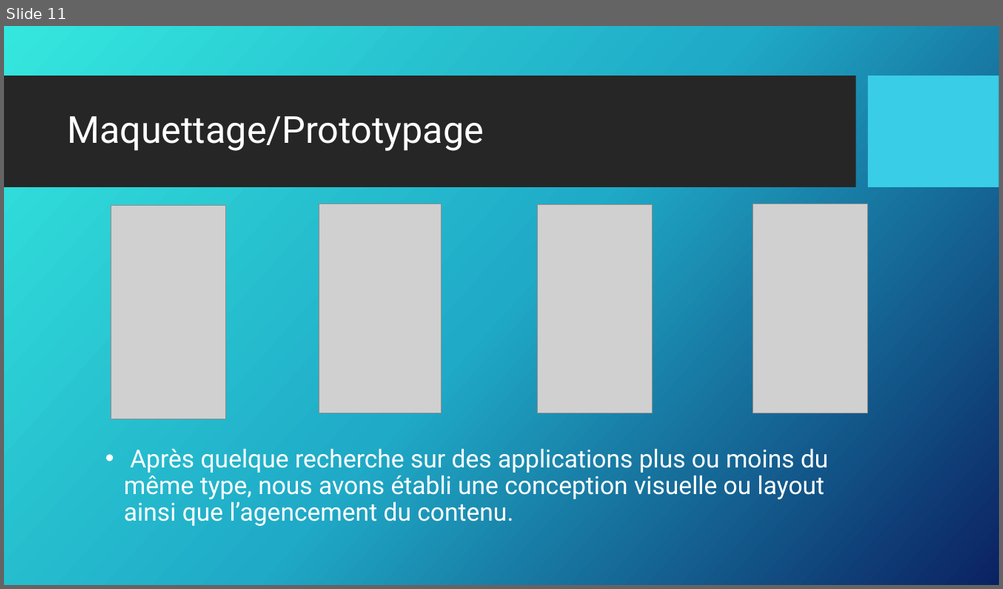
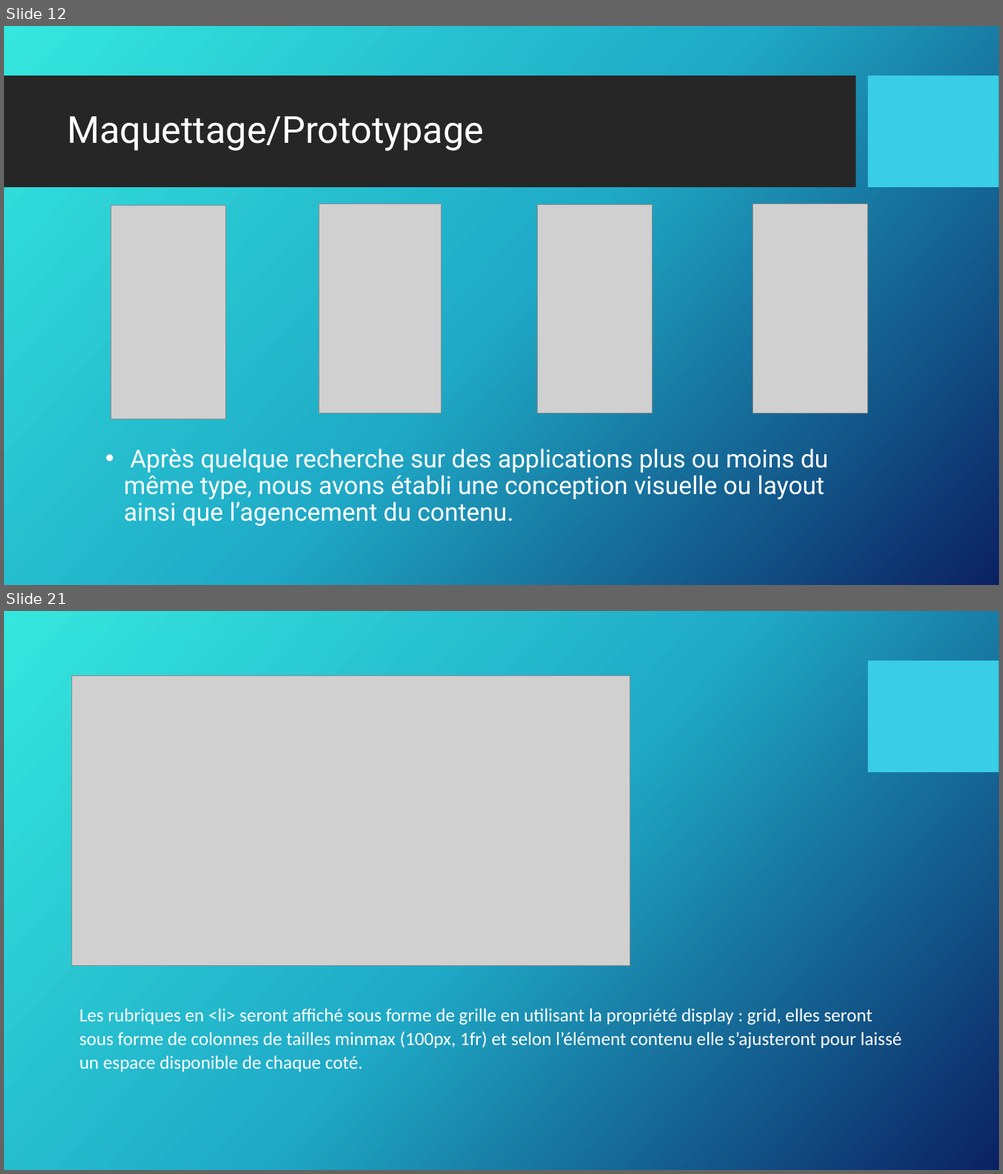
Before and after one commit to Lanagramme/NewsAntilles, a slide deck: DEVELLOPEUR WEB ET WEB MOBILE.pptx. Shown one above the other, each under a label of ours: slide 11 before the commit, slides 12 and 21 after it; the slides between them are not shown. The pictures are 1003x589 and 1003x1174 pixels, drawn with LibreOffice and Linux fonts; fonts in the diff are those of the drawing; grey boxes stand for pictures; background and template pictures are left out. Boxes give left, top, right and bottom in pixels: in the first picture for what was removed or moved away, otherwise in the second. Text is boxed around its words. In the diff, an @@ line names an element or a change of style, - is before the commit and + after.

```diff
--- a/DEVELLOPEUR WEB ET WEB MOBILE.pptx
+++ b/DEVELLOPEUR WEB ET WEB MOBILE.pptx
@@ slide 21 added at <box>4,611,999,1170</box>, background picture (left out); not listed: 1 template element that a slide beside it also shows @@
@@ picture added at <box>72,676,629,966</box> @@
@@ text added at <box>79,1008,902,1072</box>, 18 pt, text #FFFFFF @@
+Les rubriques en <li> seront affiché sous forme de grille en utilisant la propriété display : grid, elles seront sous forme de colonnes de tailles minmax (100px, 1fr) et selon l’élément contenu elle s’ajusteront pour laissé un espace disponible de chaque coté.
@@ what was slide 11 is now slide 12 @@
```
Also in this commit, not shown: 6 slides changed, 15 other slides added, 2 slides removed.
